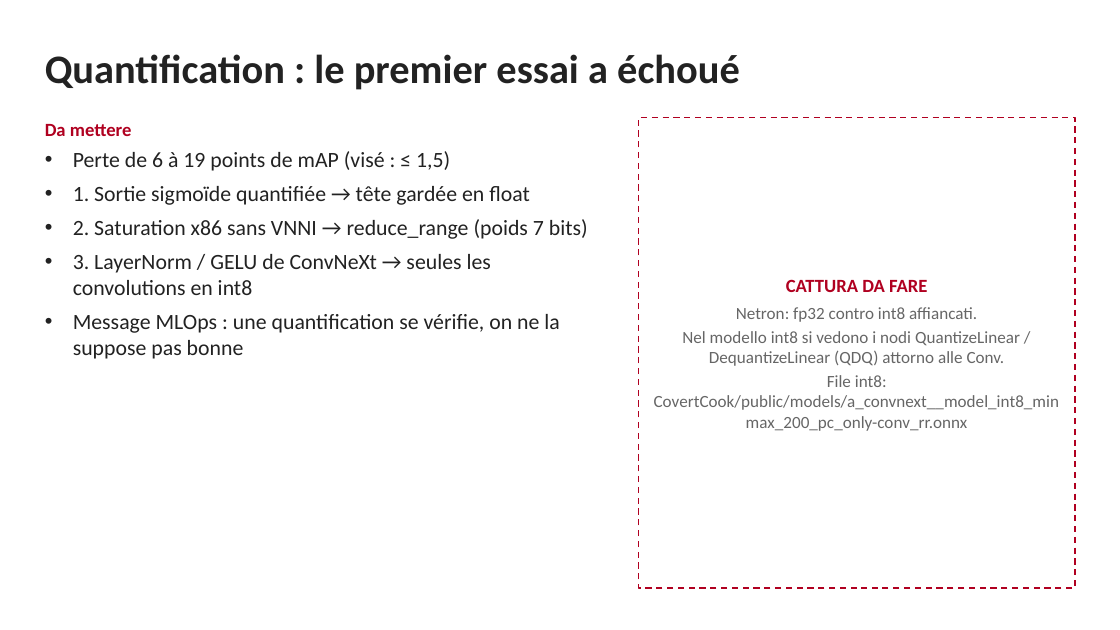
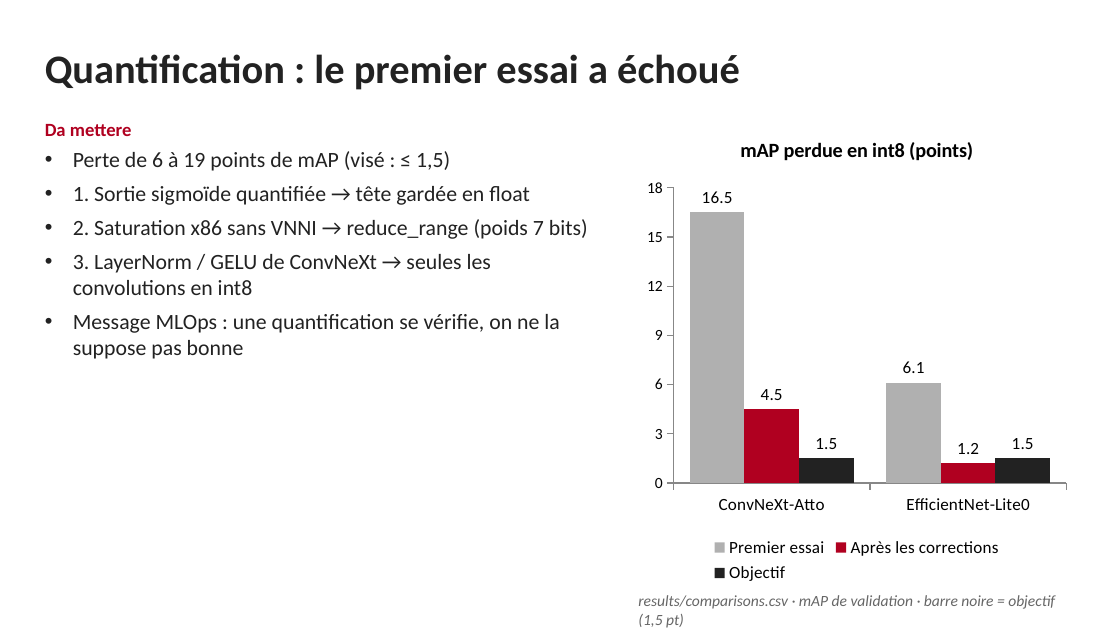
Before and after one commit to Simone-Me/food-recognition, a slide deck: slide 8 of docs/presentazione_mlops.pptx. Drawn at 1120x630 pixels with LibreOffice and Linux fonts; fonts in the diff are those of the drawing. Boxes give left, top, right and bottom in pixels: in the first picture for what was removed or moved away, otherwise in the second. Text is boxed around its words. In the diff, an @@ line names an element or a change of style, - is before the commit and + after.

```diff
--- a/docs/presentazione_mlops.pptx
+++ b/docs/presentazione_mlops.pptx
@@ rectangle removed at <box>638,118,1075,588</box> @@
@@ column chart added at <box>638,118,1075,588</box> @@
+title "mAP perdue en int8 (points)"
+categories: ConvNeXt-Atto, EfficientNet-Lite0
+Premier essai: 16.5, 6.1
+Après les corrections: 4.5, 1.2
+Objectif: 1.5, 1.5
@@ text removed at <box>654,279,1059,431</box> @@
-CATTURA DA FARE
-Netron: fp32 contro int8 affiancati.
-Nel modello int8 si vedono i nodi QuantizeLinear / DequantizeLinear (QDQ) attorno alle Conv.
-File int8: CovertCook/public/models/a_convnext__model_int8_minmax_200_pc_only-conv_rr.onnx
@@ text added at <box>638,595,1055,628</box>, 10 pt, text #666666, italic @@
+results/comparisons.csv · mAP de validation · barre noire = objectif (1,5 pt)
```
Also in this commit, not shown: 1 other file.
